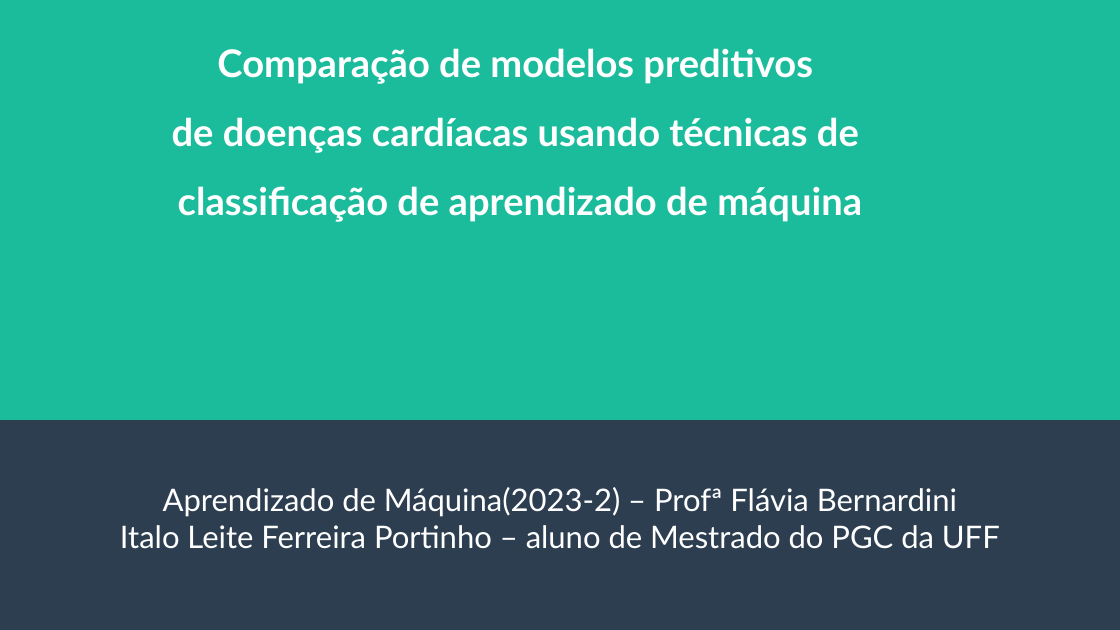
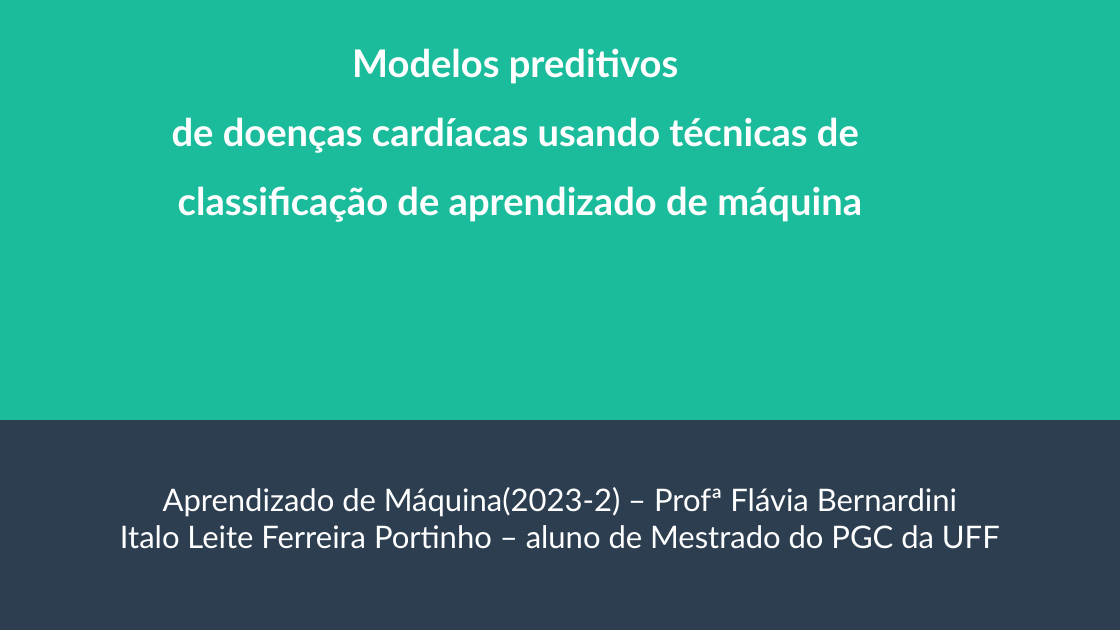
Before and after one commit to italoportinho/trabalho-am-2023-2, a slide deck: slide 1 of slides/apresentacao_AM_2023-2.odp. Drawn at 1120x630 pixels with LibreOffice and Linux fonts; fonts in the diff are those of the drawing. Boxes give left, top, right and bottom in pixels: in the first picture for what was removed or moved away, otherwise in the second. Text is boxed around its words. In the diff, an @@ line names an element or a change of style, - is before the commit and + after.

```diff
--- a/slides/apresentacao_AM_2023-2.odp
+++ b/slides/apresentacao_AM_2023-2.odp
@@ title at (172,48,862,222): text changed @@
-Comparação de modelos preditivos
-de doenças cardíacas usando técnicas de
-classificação de aprendizado de máquina
+Modelos preditivos
+de doenças cardíacas usando técnicas de
+classificação de aprendizado de máquina
```
Also in this commit, not shown: 1 other slide changed, 2 slides added, 2 other files.
